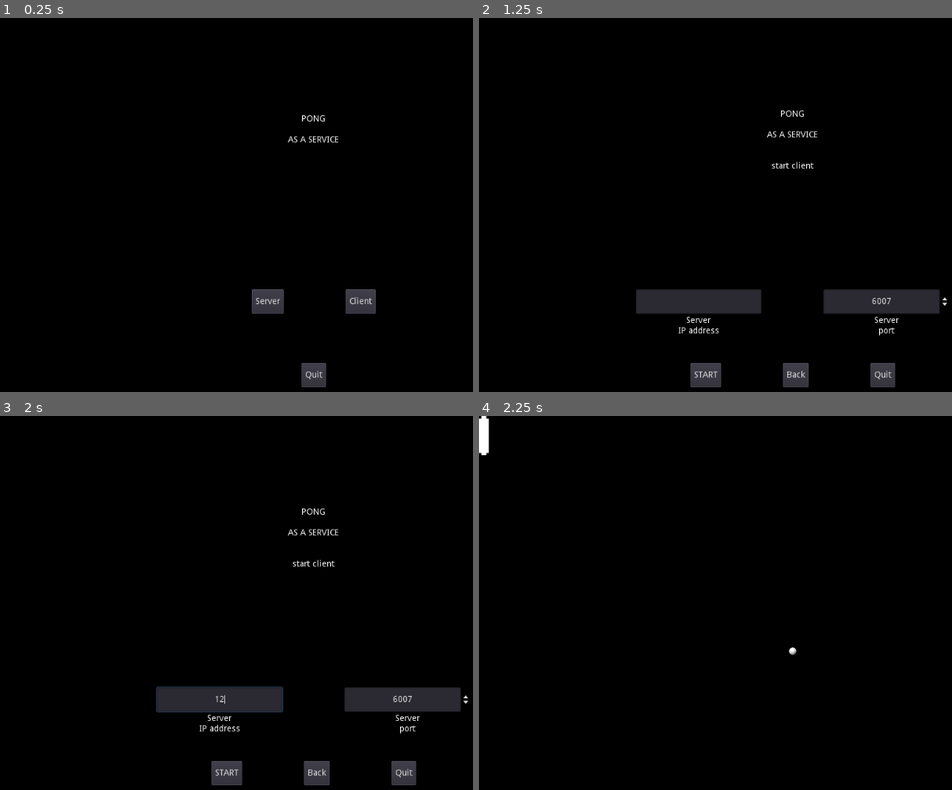
Above: before the commit, frames 1-4 (two rows, left to right).
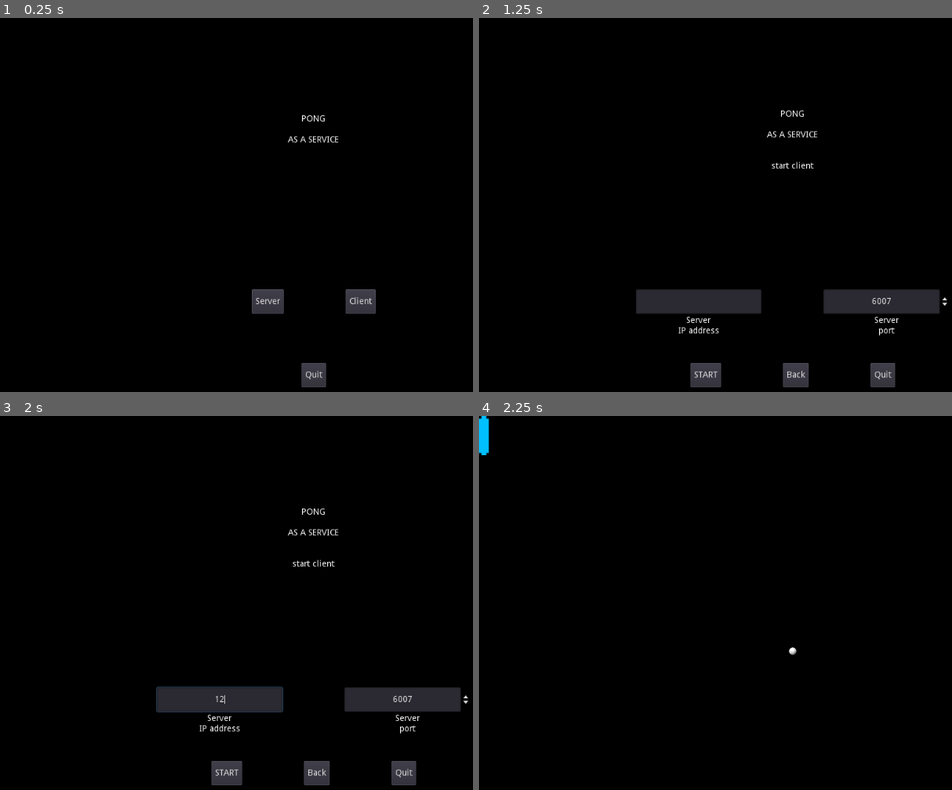
Above: after the commit, the same moments.

Repository: wisienka91/pongasaservice
Game: Godot game, scene res://menu/MainMenu.tscn
The game is run twice, just before and just after one commit, with the same random seed, the same clock (stepped at 60 frames per second) and the same inputs.
Inputs (mouse positions are in pixels of both pictures, inside the frame that each line leads up to):
- Up to frame 1 (0.25 s): no input
- Up to frame 2 (1.25 s): click "Client" at 0.5 s
- Up to frame 3 (2 s): click (217, 700) at 1.27 s; type "12" at 1.35 s
- Up to frame 4 (2.25 s): click "START" at 2 s

Frames 1-3 are identical in both runs. In frame 4, 0.2% of the frame differs, in the area x 0-3%, y 0-11%.
Error in both runs: Invalid get index '1' (on base: 'Array'). (res://lib/network.gd:4)

Commit message:
Fix player boundaries

Diff:
--- a/game/Game.gd
+++ b/game/Game.gd
@@ -4,20 +4,17 @@
 var players = []
 var peer_id = null
 var visible_players = []
-
 var controlling = null
 
 func _ready():
 	peer_id = get_tree().get_network_unique_id()
-	var new_player = init_player(peer_id)
-	controlling = new_player
+	controlling = init_player(peer_id)
 
 func get_players_to_add():
 	var players_to_add = []
 	for player_id in GameState.players.keys():
 		if not visible_players.has(player_id):
 			players_to_add.append(player_id)
-	print("Players to add: ", players_to_add )
 	return players_to_add
 
 func add_players(players_to_add):
@@ -26,27 +23,38 @@
 
 func _physics_process(delta):
 	Network.get_players_info(peer_id, null)
+	if !GameState.boundaries_set:
+		Network.set_player_boundaries(peer_id, controlling.boundaries)
+		Network.get_boundaries_info(peer_id, null)
 
+	_display_players()
+
+	# send info only if position changes
+	if controlling.position != controlling.new_position:
+		Network.set_player_info(peer_id, controlling.new_position)
+	for player in GameState.players:
+		$Players.get_node(str(player)).position.y = GameState.players[player].position.y
+	controlling.new_position = controlling.position
+
+func _display_players():
+	print(GameState.players)
 	if len(GameState.players.keys()) > len(visible_players):
 		var players_to_add = get_players_to_add()
 		add_players(players_to_add)
 	elif len(GameState.players.keys()) < len(players):
+		# TO-DO:
+		# - remove disconnected players
+		# - stop the ball if there is just one or no players
 		pass
 	else:
 		pass
-
-	Network.set_player_info(peer_id, controlling.new_position)
-
-	players = $Players.get_children()
-	for player in GameState.players:
-		$Players.get_node(str(player)).position.y = GameState.players[player].position.y
-
 
 func init_player(player_id):
 	var new_player = playerScene.instance()
 	new_player.name = str(player_id)
 	if player_id == peer_id:
 		new_player.is_operating = true
+		new_player.z_index = 10
 
 	$Players.add_child(new_player)
 	visible_players.append(player_id)
--- a/game/Player.gd
+++ b/game/Player.gd
@@ -1,11 +1,13 @@
 extends KinematicBody2D
 
-var speed = 222
+const OPERATING_COLOR = Color(0, 0.75, 1)
+var speed = 333
 var size = null
 var boundaries = null
 var is_left = true
 var is_operating = false
 var new_position = Vector2.ZERO
+var operating_color_set = false
 
 func _ready():
 
@@ -20,6 +22,7 @@
 		y_down = get_viewport().size.y - 2 * size.y
 	}
 	is_left = false
+	new_position = position
 
 func _physics_process(delta):
 	if is_operating:
@@ -27,3 +30,7 @@
 			new_position.y -= speed * delta
 		elif Input.is_action_pressed("ui_down"):
 			new_position.y += speed * delta
+
+		if !operating_color_set:
+			$Sprite.set_self_modulate(OPERATING_COLOR)
+			operating_color_set = true
--- a/lib/network.gd
+++ b/lib/network.gd
@@ -80,9 +80,8 @@
 
 remote func _set_player_boundaries(peer_id, boundaries):
 	if get_tree().is_network_server():
-		if not GameState.boundaries.set:
-			GameState.boundaries = boundaries
-			GameState.boundaries.set = true
+		GameState.boundaries = boundaries
+		GameState.boundaries_set = true
 
 
 func set_player_info(peer_id, position):
@@ -92,12 +91,23 @@
 remote func _set_player_info(peer_id, position):
 	if peer_id in GameState.players.keys():
 		if get_tree().is_network_server():
-			if GameState.boundaries.set:
+			if GameState.boundaries_set:
 				if position.y < GameState.boundaries.y_up:
 					position.y = GameState.boundaries.y_up
 				elif position.y > GameState.boundaries.y_down:
 					position.y = GameState.boundaries.y_down
-			GameState.players[peer_id].position = position
+				GameState.players[peer_id].position = position
+
+
+func get_boundaries_info(peer_id, info):
+	rpc_id(1, '_get_boundaries_info', peer_id, null)
+
+
+remote func _get_boundaries_info(peer_id, info):
+	if get_tree().is_network_server():
+		rpc_id(peer_id, '_get_boundaries_info', peer_id, GameState.boundaries_set)
+	else:
+		GameState.boundaries_set = info
 
 
 func get_players_info(peer_id, info):
--- a/server/ServerView.gd
+++ b/server/ServerView.gd
@@ -52,11 +52,12 @@
 			$Panel/ScrollContainer/PeersList.remove_child(peer)
 			peer.queue_free()
 
-func _update_ping():
-	#TO-DO
-	pass
+#func _update_ping():
+	# TO-DO:
+	# - update ping
+#	pass
 
 func _process(delta):
 	_add_players()
 	_remove_players()
-	_update_ping()
+	#_update_ping()
--- a/server/game_state.gd
+++ b/server/game_state.gd
@@ -6,9 +6,9 @@
 var server = {}
 var boundaries = {
 	y_up = null,
-	y_down = null,
-	set = false
+	y_down = null
 }
+var boundaries_set = false
 
 
 func _ready():
